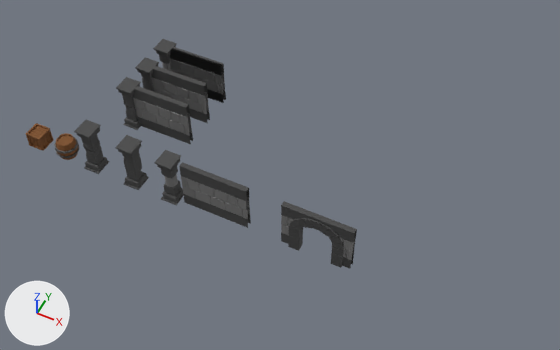
A saved change to the Blender file ModularDugeon/Dungeon.blend.
One viewpoint serves both versions: a camera (50 mm lens) standing at (23.1, -22.5, 33.2) and looking at (9.6, 4.5, -0.6). Arrows for +X, +Y and +Z are at lower left; the lights stay in place.

Objects in the first picture: 'Barrel', 'Create', 'Pillar1', 'Pillar2', 'Pillar3', 'Plane', 'Wall', 'Wall1', 'Wall2', 'Wall3'.
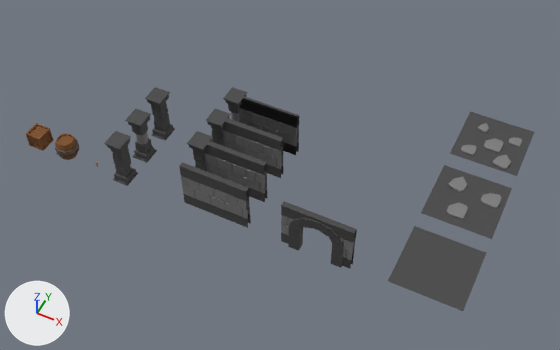
Where the newer file only moved an object's origin or applied its transform, the numbers keep the older frame.

Pixel boxes (x1, y1, x2, y2) of what changed, in the pictures (560 x 350 px):
'Wall1', moved: before (116, 77, 193, 144); after (187, 131, 268, 202)
'Floor', added: after (388, 226, 486, 311)
'Wall2', moved: before (135, 57, 210, 123); after (206, 108, 284, 178)
'Wall3', moved: before (153, 39, 226, 103); after (223, 87, 299, 155)
'Floor2', added: after (421, 165, 512, 239)
'Floor3', added: after (450, 112, 534, 176)
'Pillar1', moved: before (74, 120, 109, 174); after (145, 87, 175, 141)
'Pillar3', moved: before (155, 150, 184, 205); after (125, 109, 157, 163)
'Pillar2', moved: before (115, 135, 149, 190); after (104, 131, 138, 186)

What changed in the scene script:
```text
Add me_cube_016:
    me_cube_016.from_pydata(...)  # 94 vertices, 56 faces; spans x 0.0..10.03, y 0.05..10.09, z -0.79..2.92
    # faces by material slot: [26, 30]
    me_cube_016.materials.append(mat_grey)  # dark grey #494949
    me_cube_016.materials.append(mat_grey_light)  # grey #7d7d7d
Add me_plane_010:
    me_plane_010.from_pydata(...)  # 58 vertices, 34 faces; spans x 0.0..2.0, y 0.0..2.0, z -0.04..0.15
    # faces by material slot: [13, 21]
    me_plane_010.materials.append(mat_grey)  # dark grey #494949
    me_plane_010.materials.append(mat_grey_light)  # grey #7d7d7d
Add me_plane_009:
    me_plane_009.from_pydata([(0.0, 0.0, 0.0), (2.0, 0.0, 0.0), (0.0, 2.0, 0.0), (2.0, 2.0, 0.0)], [], [(0, 1, 3, 2)])
    me_plane_009.materials.append(mat_grey)  # dark grey #494949
Change ob_pillar1:
    ob_pillar1.location: (0.0, 0.0, 1.51) -> (2.0, 4.0, 1.51)
Change ob_pillar2:
    ob_pillar2.location: (2.72, 0.0, 1.51) -> (2.0, 0.0, 1.51)
Change ob_pillar3:
    ob_pillar3.location: (5.21, 0.0, 1.51) -> (2.0, 2.0, 1.51)
Change ob_wall1:
    ob_wall1.location: (0.0, 4.0, 1.5) -> (6.0, 2.0, 1.5)
Change ob_wall2:
    ob_wall2.location: (0.0, 6.0, 1.5) -> (6.0, 4.0, 1.5)
Change ob_wall3:
    ob_wall3.location: (0.0, 8.0, 1.5) -> (6.0, 6.0, 1.5)
Add ob_floor3:
    ob_floor3 = bpy.data.objects.new('Floor3', me_cube_016)
    ob_floor3.location = (18.0, 10.0, 0.0)
    ob_floor3.scale = (0.399, 0.399, 0.05)
Add ob_floor2:
    ob_floor2 = bpy.data.objects.new('Floor2', me_plane_010)
    ob_floor2.location = (18.0, 5.0, 0.0)
    ob_floor2.scale = (2.0, 2.0, 1.0)
Add ob_floor:
    ob_floor = bpy.data.objects.new('Floor', me_plane_009)
    ob_floor.location = (18.0, 0.0, 0.0)
    ob_floor.scale = (2.0, 2.0, 1.0)
```
